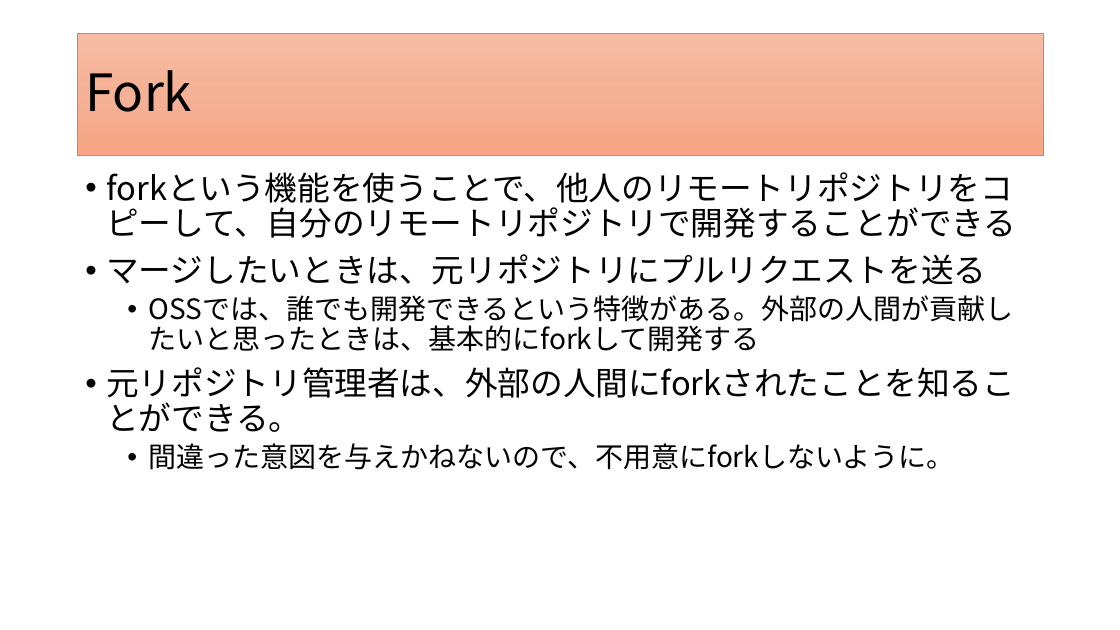
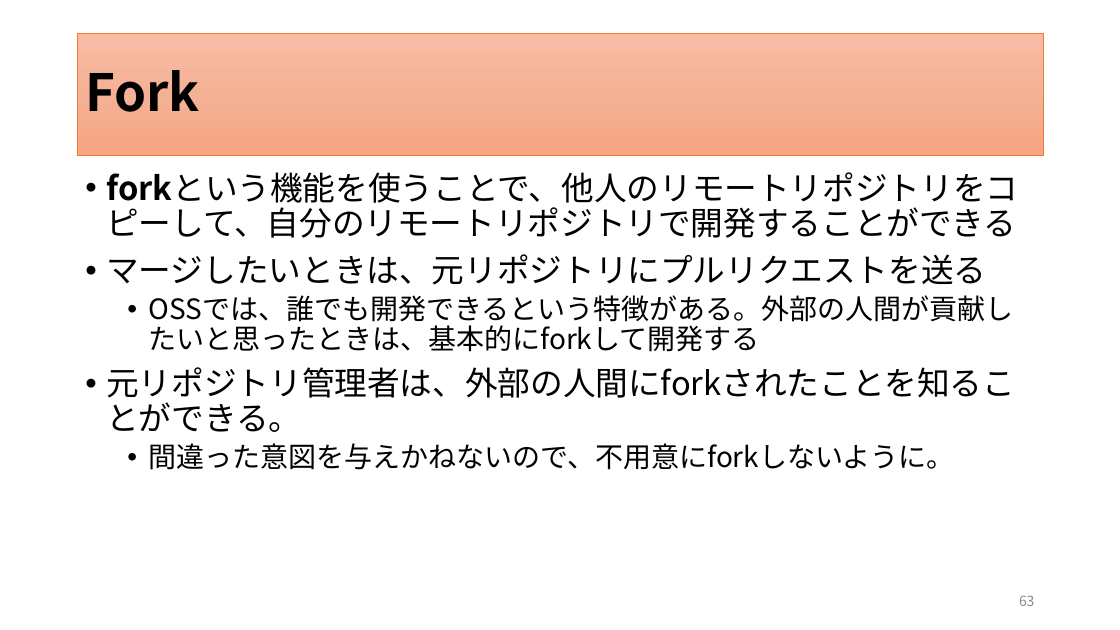
Before and after one commit to maru0519/git-edu, a slide deck: slide 63 of siryou.pptx (slide 61 before the commit). Drawn at 1120x630 pixels with LibreOffice and Linux fonts; fonts in the diff are those of the drawing. Boxes give left, top, right and bottom in pixels: in the first picture for what was removed or moved away, otherwise in the second. Text is boxed around its words. In the diff, an @@ line names an element or a change of style, - is before the commit and + after.

```diff
--- a/siryou.pptx
+++ b/siryou.pptx
@@ title "Fork" at (77, 34, 1044, 155): bold on @@
@@ text at (106, 172, 1018, 238): bold on in "forkという機能を使うことで、他人のリモートリポジトリをコピーして、自分のリモートリポジトリで開発することができる" @@
@@ page number added at (1019, 595, 1035, 606), 12 pt, text #8C8C8C @@
+63
```
Also in this commit, not shown: 63 other slides changed, 3 slides added, 1 slide removed.
